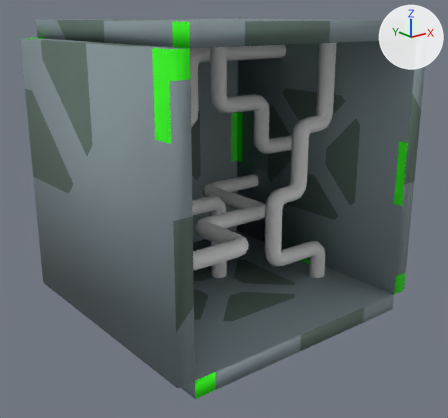
The FBX model GraduationGame unity/Assets/040_model/030_sets/BuildingBlogs/Live/PipeBack.fbx as it was, and as the next commit left it.
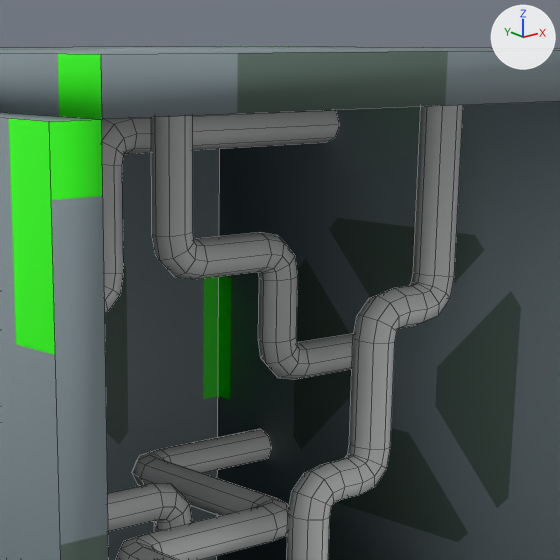
Each version is shown whole from a camera (50 mm lens) standing at (-0.0445, -0.0411, 0.0325) and looking at (-0.0001, 0.0143, 0.0104), then close up on the part from 33% to 84% of the width and 0% to 54% of the height. Every picture has the same lights, and +X, +Y and +Z are marked at upper right. The close-ups show mesh edges as thin lines. Where no turn or scale is listed for an object, it has been applied to the vertices.

The first close-up shows 'Left', 'Pipe', 'Rigth', 'Top'.
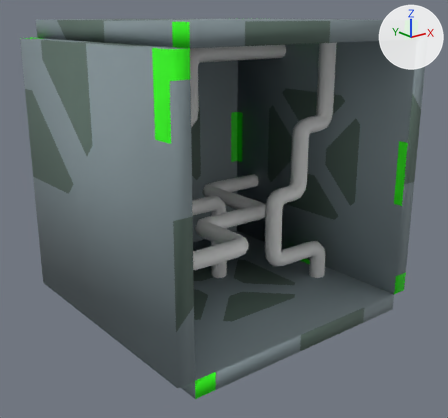
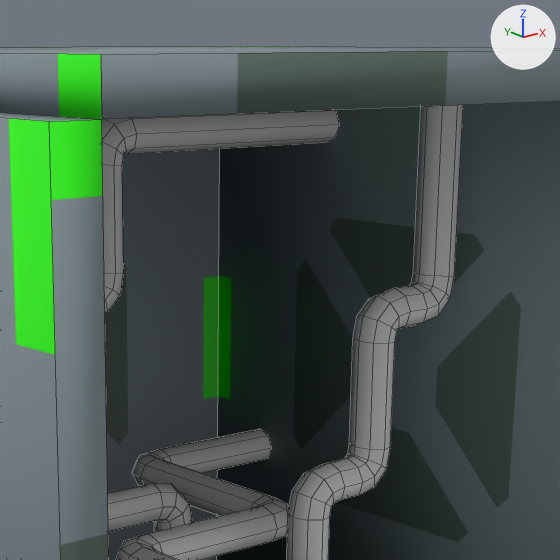
Changed parts and their boxes (x1, y1, x2, y2) in the close-ups (560 x 560 px):
part 1 of me_pipe, deleted: before (151, 116, 354, 380)
part 2 of me_pipe, surface changed: (122, 116, 372, 447) in both

Edits to the bpy script that builds the scene:
```text
Change me_pipe:
    used by ob_pipe; location = (0.0, 0.0, 0.0)
    remove me_pipe.from_pydata(...)  # 1000 vertices, 950 faces; spans x -0.015..0.015, y 0.005..0.032, z 0.0..0.03
    add me_pipe.from_pydata(...)  # 888 vertices, 846 faces; spans x -0.015..0.015, y 0.005..0.032, z 0.0..0.03
    me_pipe part 1: the loose piece of 112 vertices spanning x 0.001..0.015, y 0.017..0.019, z 0.015..0.03 is deleted
    me_pipe part 2: 840 kept faces spanning x -0.015..0.015, y 0.005..0.027, z 0.0..0.03 get new texture (UV) coordinates
```
